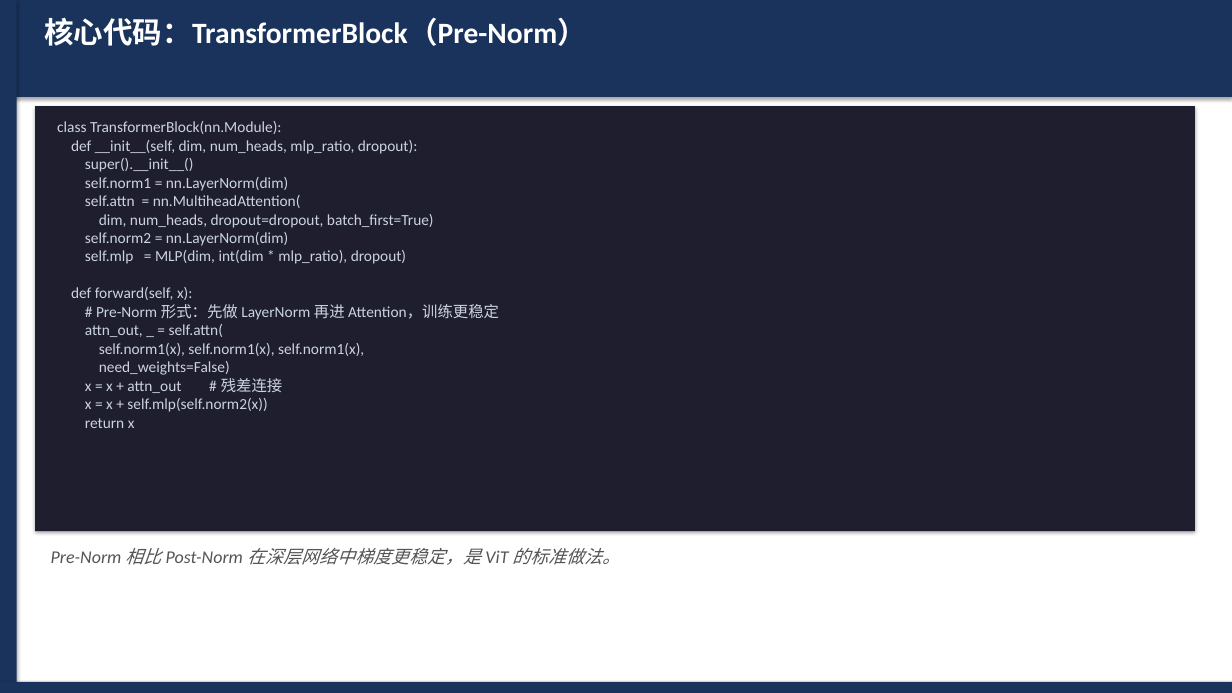
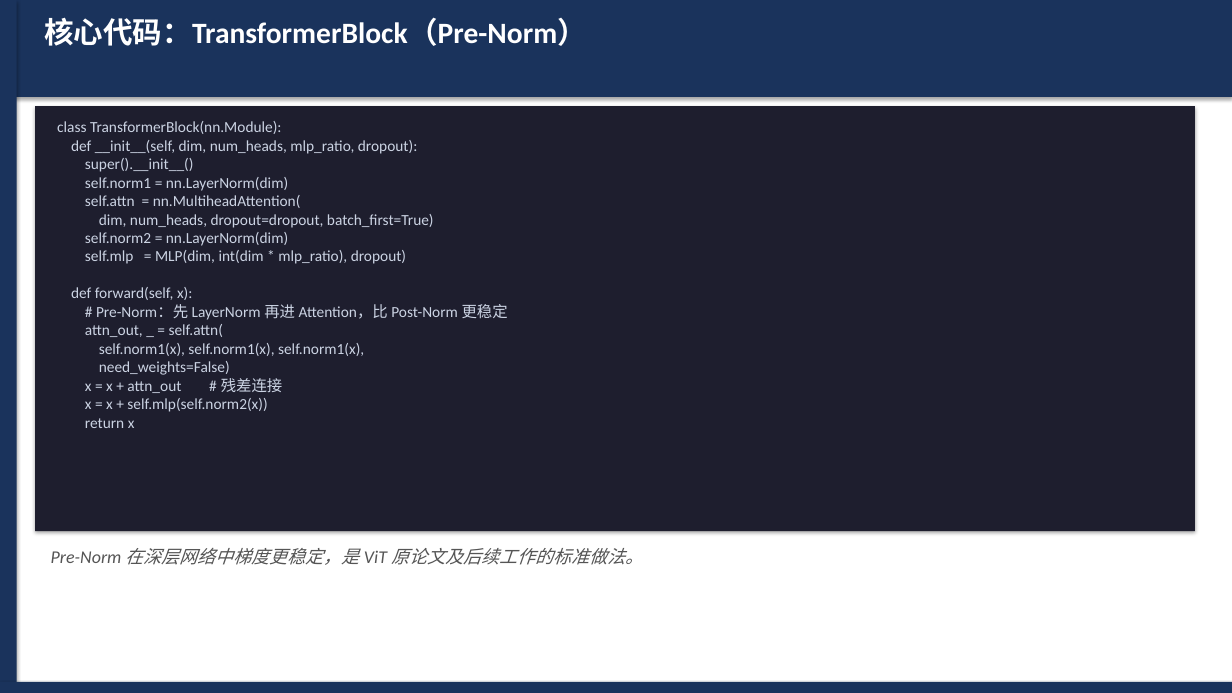
Before and after one commit to WevYang/deep_learning_task, a slide deck: slide 7 of reports/exp2_vit_cifar10.pptx (slide 6 before the commit). Drawn at 1232x693 pixels with LibreOffice and Linux fonts; fonts in the diff are those of the drawing. Boxes give left, top, right and bottom in pixels: in the first picture for what was removed or moved away, otherwise in the second. Text is boxed around its words. In the diff, an @@ line names an element or a change of style, - is before the commit and + after.

```diff
--- a/reports/exp2_vit_cifar10.pptx
+++ b/reports/exp2_vit_cifar10.pptx
@@ text at [57,121,508,428]: text changed @@
-class TransformerBlock(nn.Module):
-def __init__(self, dim, num_heads, mlp_ratio, dropout):
-super().__init__()
-self.norm1 = nn.LayerNorm(dim)
-self.attn = nn.MultiheadAttention(
-dim, num_heads, dropout=dropout, batch_first=True)
-self.norm2 = nn.LayerNorm(dim)
-self.mlp = MLP(dim, int(dim * mlp_ratio), dropout)
-def forward(self, x):
-# Pre-Norm 形式：先做 LayerNorm 再进 Attention，训练更稳定
-attn_out, _ = self.attn(
-self.norm1(x), self.norm1(x), self.norm1(x),
-need_weights=False)
-x = x + attn_out # 残差连接
-x = x + self.mlp(self.norm2(x))
-return x
+class TransformerBlock(nn.Module):
+def __init__(self, dim, num_heads, mlp_ratio, dropout):
+super().__init__()
+self.norm1 = nn.LayerNorm(dim)
+self.attn = nn.MultiheadAttention(
+dim, num_heads, dropout=dropout, batch_first=True)
+self.norm2 = nn.LayerNorm(dim)
+self.mlp = MLP(dim, int(dim * mlp_ratio), dropout)
+def forward(self, x):
+# Pre-Norm：先 LayerNorm 再进 Attention，比 Post-Norm 更稳定
+attn_out, _ = self.attn(
+self.norm1(x), self.norm1(x), self.norm1(x),
+need_weights=False)
+x = x + attn_out # 残差连接
+x = x + self.mlp(self.norm2(x))
+return x
@@ text at [51,548,643,565]: text changed @@
-Pre-Norm 相比 Post-Norm 在深层网络中梯度更稳定，是 ViT 的标准做法。
+Pre-Norm 在深层网络中梯度更稳定，是 ViT 原论文及后续工作的标准做法。
```
Also in this commit, not shown: 6 other slides changed, 2 slides added, 5 other files.
